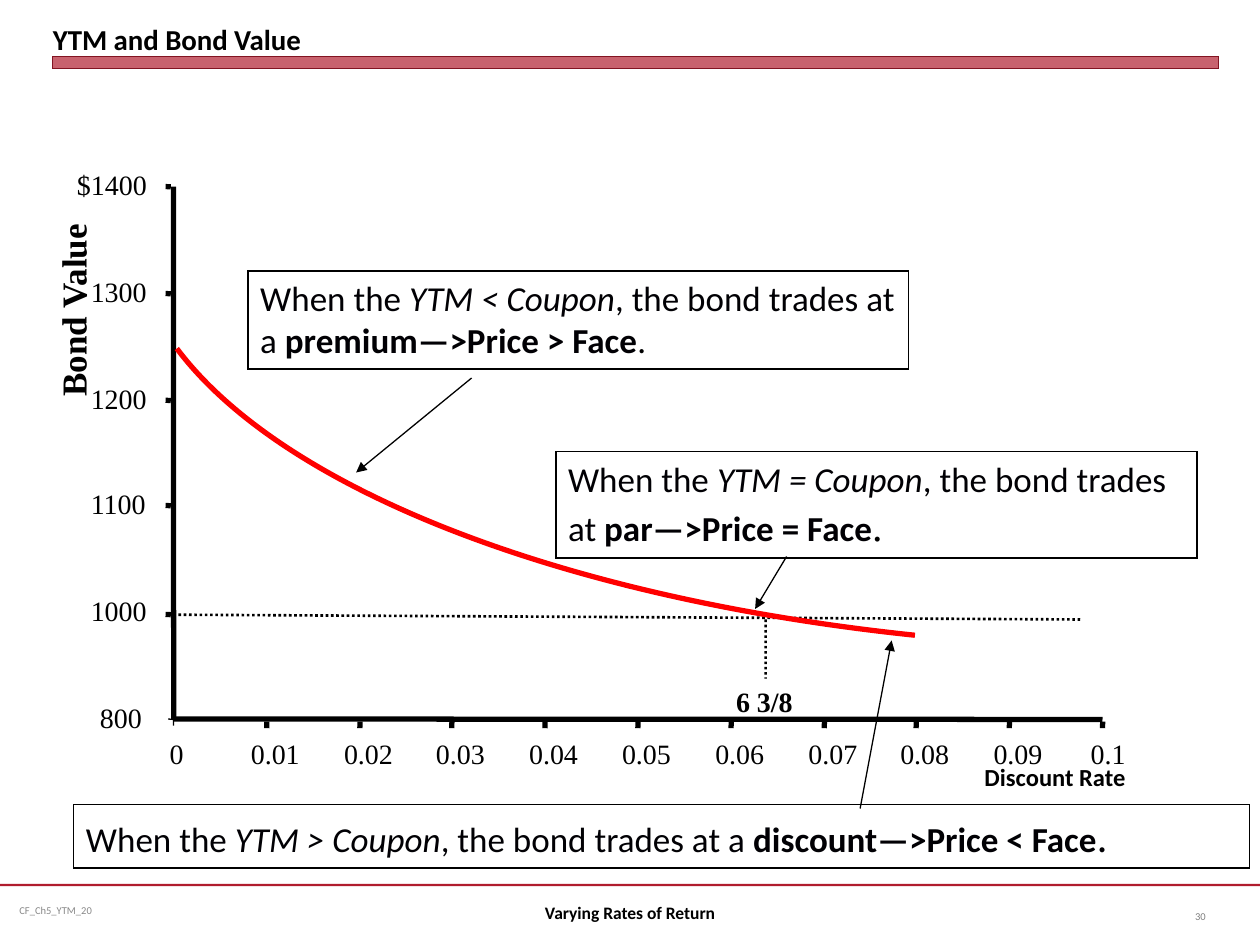
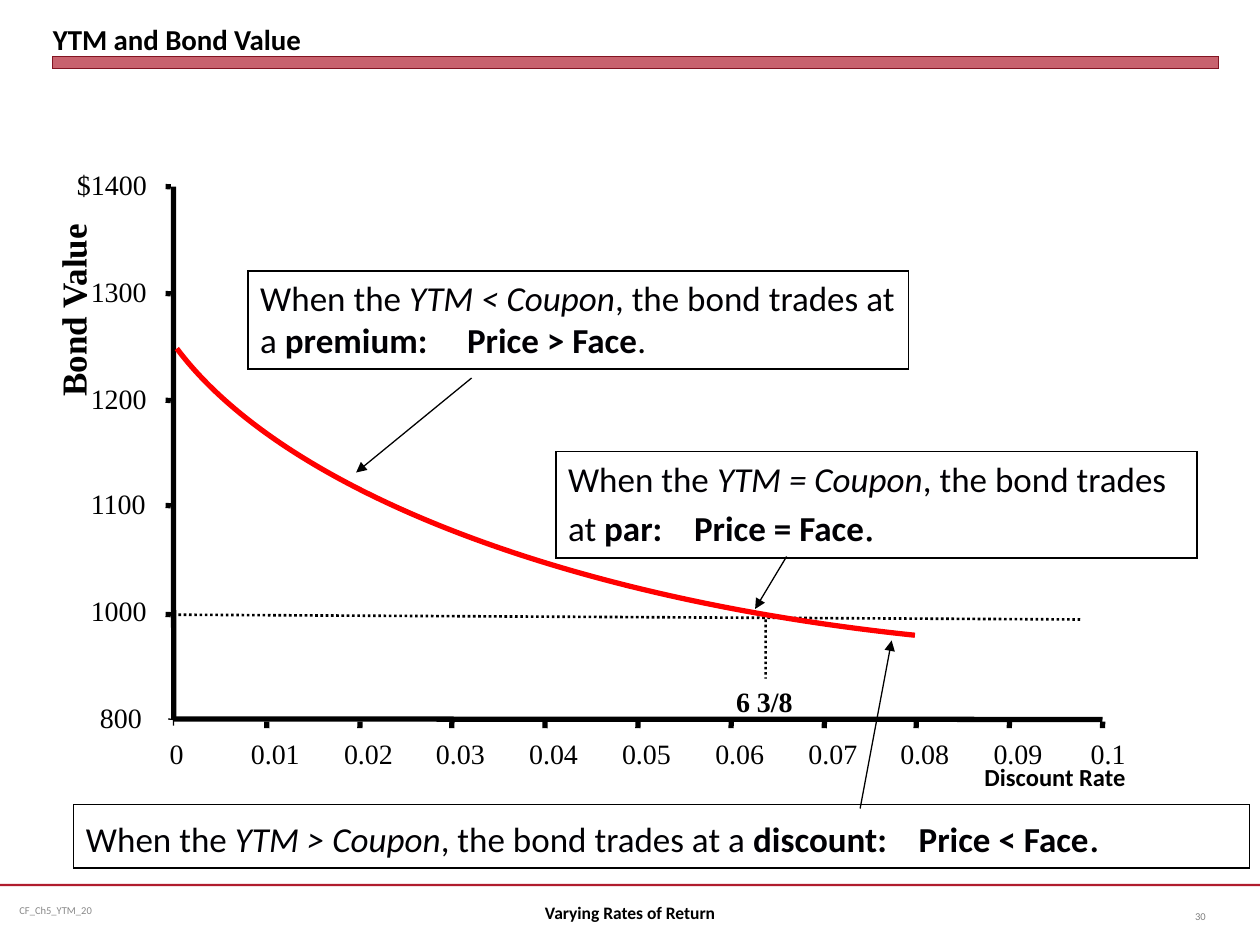
Before and after one commit to jmc877/Corporate-Finance, a slide deck: slide 30 of slides/CF_Ch5_YTM_20.pptx. Drawn at 1260x945 pixels with LibreOffice and Linux fonts; fonts in the diff are those of the drawing. Boxes give left, top, right and bottom in pixels: in the first picture for what was removed or moved away, otherwise in the second. Text is boxed around its words. In the diff, an @@ line names an element or a change of style, - is before the commit and + after.

```diff
--- a/slides/CF_Ch5_YTM_20.pptx
+++ b/slides/CF_Ch5_YTM_20.pptx
@@ text in rectangle at (x1=260, y1=286, x2=894, y2=359): text changed @@
-When the YTM < Coupon, the bond trades at a premium—>Price > Face.
+When the YTM < Coupon, the bond trades at a premium: Price > Face.
@@ text in rectangle at (x1=568, y1=467, x2=1167, y2=547): text changed @@
-When the YTM = Coupon, the bond trades at par—>Price = Face.
+When the YTM = Coupon, the bond trades at par: Price = Face.
@@ text in rectangle at (x1=86, y1=827, x2=1089, y2=858): text changed @@
-When the YTM > Coupon, the bond trades at a discount—>Price < Face.
+When the YTM > Coupon, the bond trades at a discount: Price < Face.
```
Also in this commit, not shown: 2 other slides changed, 4 other files.
